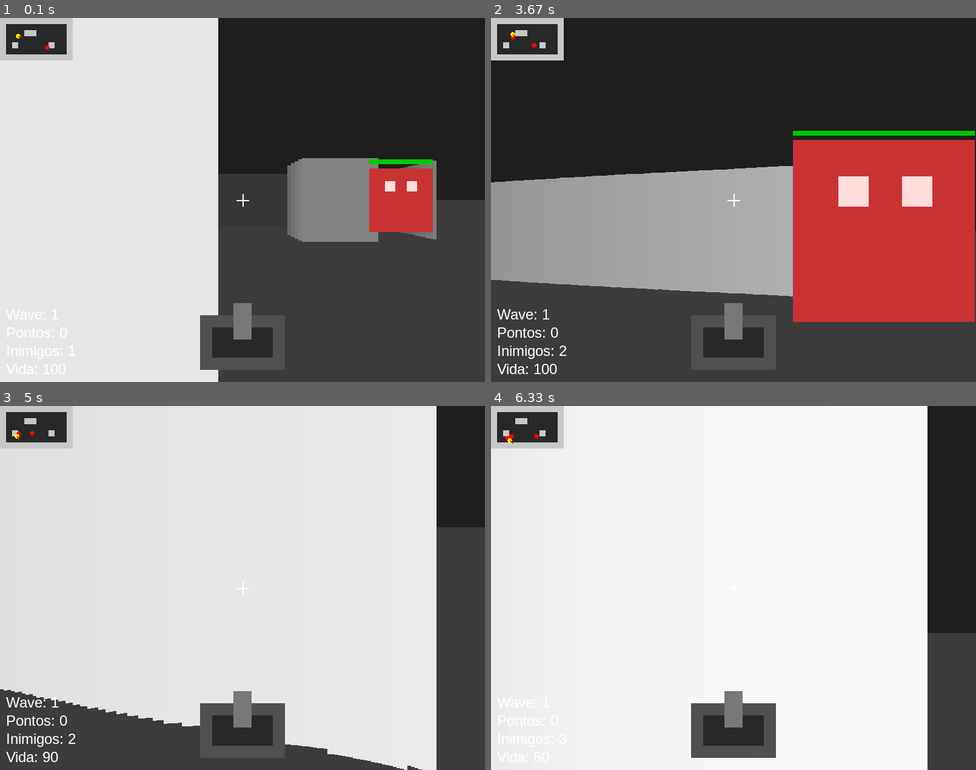
Above: before the commit, frames 1-4 (two rows, left to right).
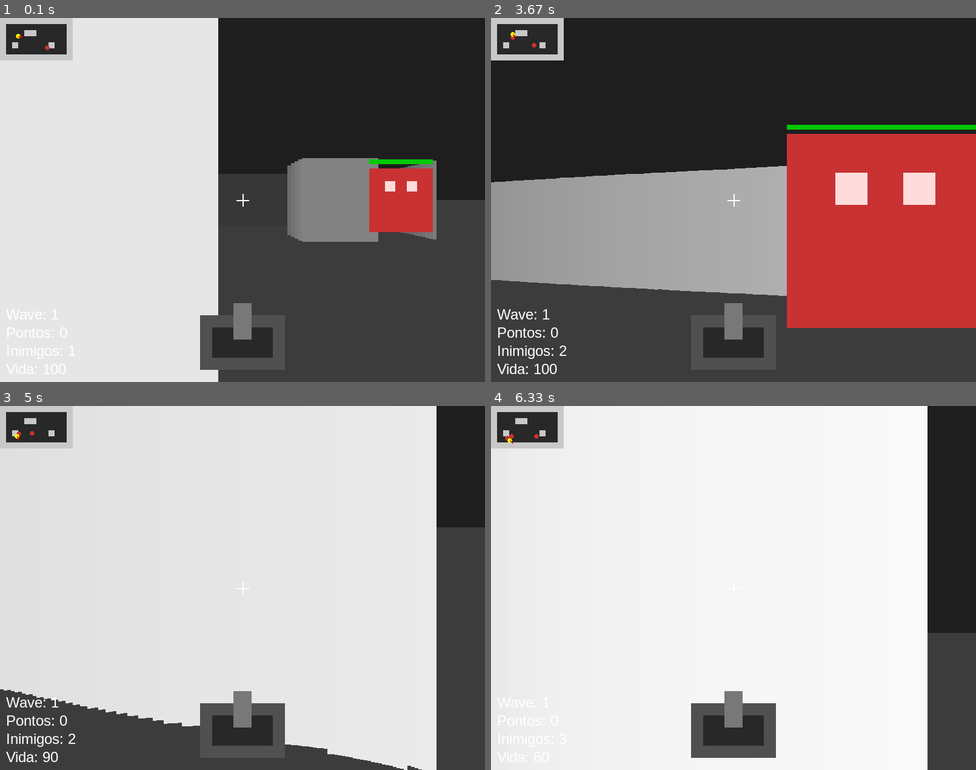
Above: after the commit, the same moments.

Repository: PDR181/mini-doom-pygame
Game: pygame game, started from main.py
Same seed, same stepped clock (60 frames per second), same inputs: the game is played once before the commit and once after it.
Inputs (mouse positions are in pixels of both pictures, inside the frame that each line leads up to):
- Up to frame 1 (0.1 s): no input
- Up to frame 2 (3.67 s): hold D 0.33-0.8 s; move the mouse to (714, 214) at 0.37 s; hold W 0.83-1.3 s; move the mouse to (888, 189) at 0.87 s; hold D 1.33-1.8 s; move the mouse to (617, 203) at 1.37 s; hold A 1.83-2.37 s; move the mouse to (583, 145) at 1.87 s; hold S 2.4-2.87 s; move the mouse to (806, 72) at 2.43 s; hold A 2.9-3.37 s; move the mouse to (791, 232) at 2.93 s; hold W from 3.4 s (still down); move the mouse to (743, 76) at 3.43 s
- Up to frame 3 (5 s): release W at 3.87 s; hold D 3.9-4.53 s; move the mouse to (67, 577) at 3.93 s; hold S from 4.57 s (still down); move the mouse to (247, 624) at 4.6 s
- Up to frame 4 (6.33 s): release S at 5.03 s; hold A 5.07-5.53 s; move the mouse to (718, 526) at 5.1 s; hold D 5.57-6.03 s; move the mouse to (859, 646) at 5.6 s; hold W from 6.07 s (still down); move the mouse to (655, 467) at 6.1 s

The runs differ from the first frame. In frame 1, less than 0.1% of the frame differs, in the area x 9-11%, y 7-9%; in frame 2, 3.2%, in the area x 4-100%, y 5-86%; in frame 3, less than 0.1%; in frame 4, less than 0.1%.

Commit message:
feat: adicionado tipos diferentes de inimigo

Diff:
--- a/main.py
+++ b/main.py
@@ -1,6 +1,7 @@
 import pygame
 import sys
 import math
+import random
 
 pygame.init()
 
@@ -42,9 +43,6 @@
 shoot_timer = 0
 SHOOT_DURATION = 8
 
-enemy_speed = 1.2
-enemy_damage = 10
-enemy_damage_cooldown_frames = 30
 enemy_hit_damage = 25
 
 spawn_timer = 0
@@ -54,10 +52,6 @@
 wave = 1
 wave_timer = 0
 WAVE_DURATION = 600
-
-enemies = [
-    {"x": 400, "y": 250, "health": 100, "max_health": 100, "alive": True, "cooldown": 0}
-]
 
 game_map = [
     "111111111111",
@@ -67,6 +61,55 @@
     "101000001001",
     "100000000001",
     "111111111111"
+]
+
+def create_enemy(x, y, enemy_type):
+    if enemy_type == "fast":
+        return {
+            "x": x,
+            "y": y,
+            "health": 60,
+            "max_health": 60,
+            "alive": True,
+            "cooldown": 0,
+            "type": "fast",
+            "speed": 2.0,
+            "damage": 8,
+            "color": (255, 180, 60),
+            "size_multiplier": 0.8
+        }
+
+    if enemy_type == "tank":
+        return {
+            "x": x,
+            "y": y,
+            "health": 180,
+            "max_health": 180,
+            "alive": True,
+            "cooldown": 0,
+            "type": "tank",
+            "speed": 0.8,
+            "damage": 15,
+            "color": (120, 60, 200),
+            "size_multiplier": 1.25
+        }
+
+    return {
+        "x": x,
+        "y": y,
+        "health": 100,
+        "max_health": 100,
+        "alive": True,
+        "cooldown": 0,
+        "type": "normal",
+        "speed": 1.2,
+        "damage": 10,
+        "color": (200, 50, 50),
+        "size_multiplier": 1.0
+    }
+
+enemies = [
+    create_enemy(400, 250, "normal")
 ]
 
 def wall_collision(x, y):
@@ -127,8 +170,8 @@
         distance = math.sqrt(dx * dx + dy * dy)
 
         if distance > 0:
-            move_x = (dx / distance) * enemy_speed
-            move_y = (dy / distance) * enemy_speed
+            move_x = (dx / distance) * enemy["speed"]
+            move_y = (dy / distance) * enemy["speed"]
 
             new_enemy_x = enemy["x"] + move_x
             new_enemy_y = enemy["y"] + move_y
@@ -143,8 +186,17 @@
             enemy["cooldown"] -= 1
 
         if distance < 25 and enemy["cooldown"] == 0:
-            player_health -= enemy_damage
-            enemy["cooldown"] = enemy_damage_cooldown_frames
+            player_health -= enemy["damage"]
+            enemy["cooldown"] = 30
+
+def choose_enemy_type():
+    if wave >= 6:
+        return random.choice(["normal", "fast", "tank"])
+    if wave >= 4:
+        return random.choice(["normal", "fast", "tank", "fast"])
+    if wave >= 2:
+        return random.choice(["normal", "normal", "fast"])
+    return "normal"
 
 def spawn_enemy():
     alive_count = sum(1 for enemy in enemies if enemy["alive"])
@@ -181,27 +233,19 @@
             continue
 
         if not wall_collision(point["x"], point["y"]) and not too_close_to_enemy:
-            enemies.append({
-                "x": point["x"],
-                "y": point["y"],
-                "health": 100,
-                "max_health": 100,
-                "alive": True,
-                "cooldown": 0
-            })
+            enemy_type = choose_enemy_type()
+            enemies.append(create_enemy(point["x"], point["y"], enemy_type))
             break
 
 def update_wave():
-    global wave, wave_timer, SPAWN_INTERVAL, enemy_speed
+    global wave, wave_timer, SPAWN_INTERVAL
 
     wave_timer += 1
 
     if wave_timer >= WAVE_DURATION:
         wave += 1
         wave_timer = 0
-
         SPAWN_INTERVAL = max(60, SPAWN_INTERVAL - 15)
-        enemy_speed += 0.1
 
 def draw_enemies(horizon_y):
     visible_enemies = []
@@ -228,7 +272,8 @@
     for distance, angle, enemy in visible_enemies:
         screen_x = (WIDTH // 2) + (angle / DELTA_ANGLE) * SCALE
 
-        size = min(300, int(SCREEN_DIST / (distance + 0.0001) * 40))
+        base_size = int(SCREEN_DIST / (distance + 0.0001) * 40)
+        size = min(320, int(base_size * enemy["size_multiplier"]))
         screen_y = horizon_y - size // 2
 
         enemy_rect = pygame.Rect(
@@ -238,16 +283,17 @@
             size
         )
 
-        pygame.draw.rect(screen, (200, 50, 50), enemy_rect)
-
+        pygame.draw.rect(screen, enemy["color"], enemy_rect)
+
+        eye_size = max(4, size // 6)
         pygame.draw.rect(
             screen,
             (255, 220, 220),
             (
                 int(screen_x - size // 4),
                 int(screen_y + size // 5),
-                size // 6,
-                size // 6
+                eye_size,
+                eye_size
             )
         )
 
@@ -257,8 +303,8 @@
             (
                 int(screen_x + size // 10),
                 int(screen_y + size // 5),
-                size // 6,
-                size // 6
+                eye_size,
+                eye_size
             )
         )
 
@@ -292,7 +338,7 @@
         if enemy["alive"]:
             pygame.draw.circle(
                 screen,
-                (255, 0, 0),
+                enemy["color"],
                 (int(enemy["x"] * MINIMAP_SCALE), int(enemy["y"] * MINIMAP_SCALE)),
                 4
             )
@@ -401,7 +447,7 @@
     global player_x, player_y, player_angle, player_pitch
     global player_health, score
     global shooting, shoot_timer
-    global enemy_speed, spawn_timer, SPAWN_INTERVAL
+    global spawn_timer, SPAWN_INTERVAL
     global wave, wave_timer
     global enemies
 
@@ -416,7 +462,6 @@
     shooting = False
     shoot_timer = 0
 
-    enemy_speed = 1.2
     spawn_timer = 0
     SPAWN_INTERVAL = 180
 
@@ -424,7 +469,7 @@
     wave_timer = 0
 
     enemies = [
-        {"x": 400, "y": 250, "health": 100, "max_health": 100, "alive": True, "cooldown": 0}
+        create_enemy(400, 250, "normal")
     ]
 
 running = True
